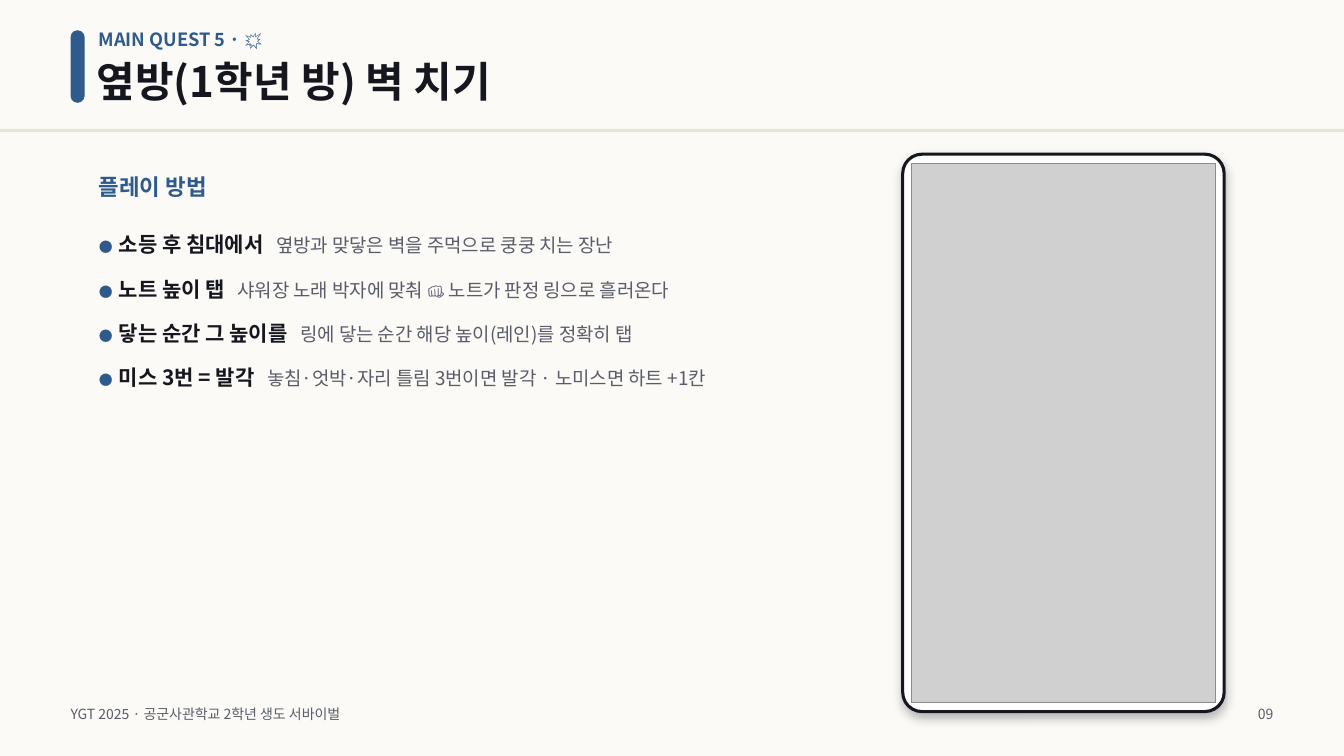
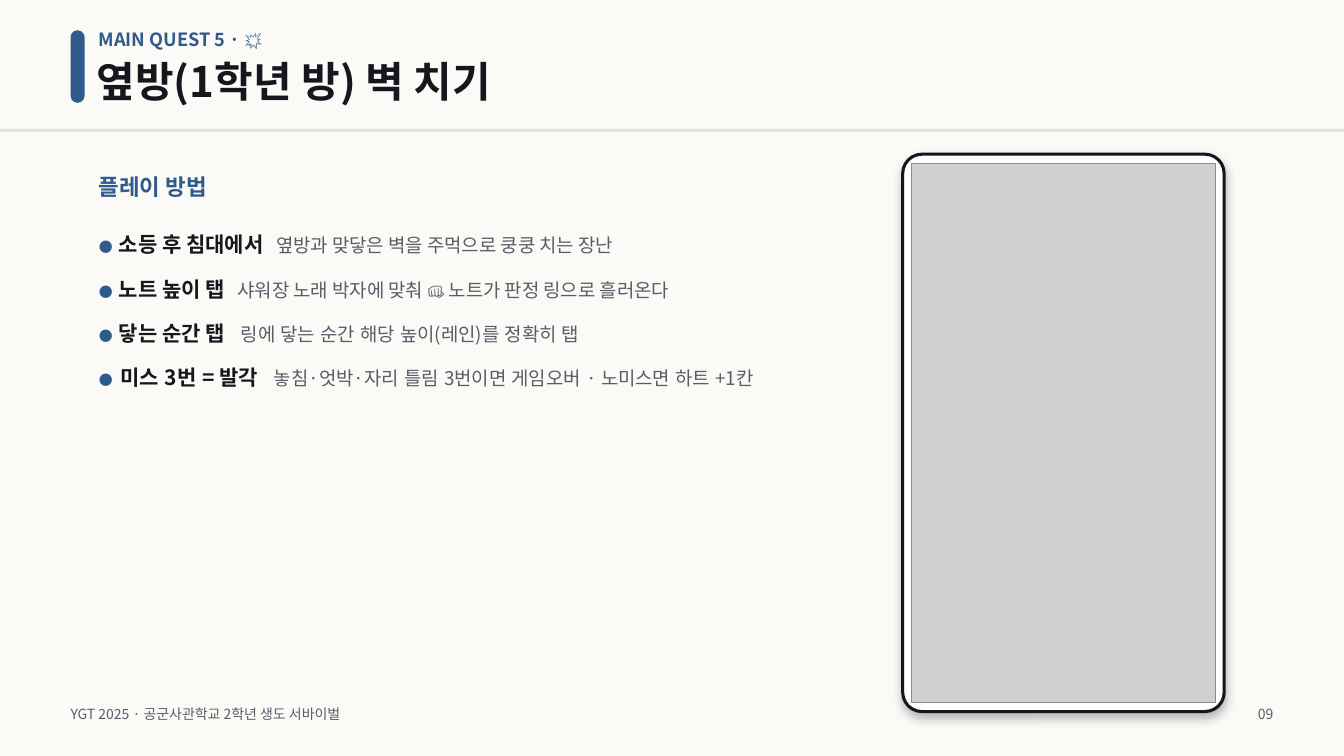
Before and after one commit to HyosanL/YGT2025, a slide deck: slide 9 of YGT2025_발표자료.pptx. Drawn at 1344x756 pixels with LibreOffice and Linux fonts; fonts in the diff are those of the drawing; grey boxes stand for pictures. Boxes give left, top, right and bottom in pixels: in the first picture for what was removed or moved away, otherwise in the second. Text is boxed around its words. In the diff, an @@ line names an element or a change of style, - is before the commit and + after.

```diff
--- a/YGT2025_발표자료.pptx
+++ b/YGT2025_발표자료.pptx
@@ text at (x1=119, y1=320, x2=753, y2=387): text changed @@
-● 닿는 순간 그 높이를 링에 닿는 순간 해당 높이(레인)를 정확히 탭
-● 미스 3번 = 발각 놓침·엇박·자리 틀림 3번이면 발각 · 노미스면 하트 +1칸
+● 닿는 순간 탭 링에 닿는 순간 해당 높이(레인)를 정확히 탭
+● 미스 3번 = 발각 놓침·엇박·자리 틀림 3번이면 게임오버 · 노미스면 하트 +1칸
```
Also in this commit, not shown: 9 other slides changed, 1 slide removed, 4 other files.
